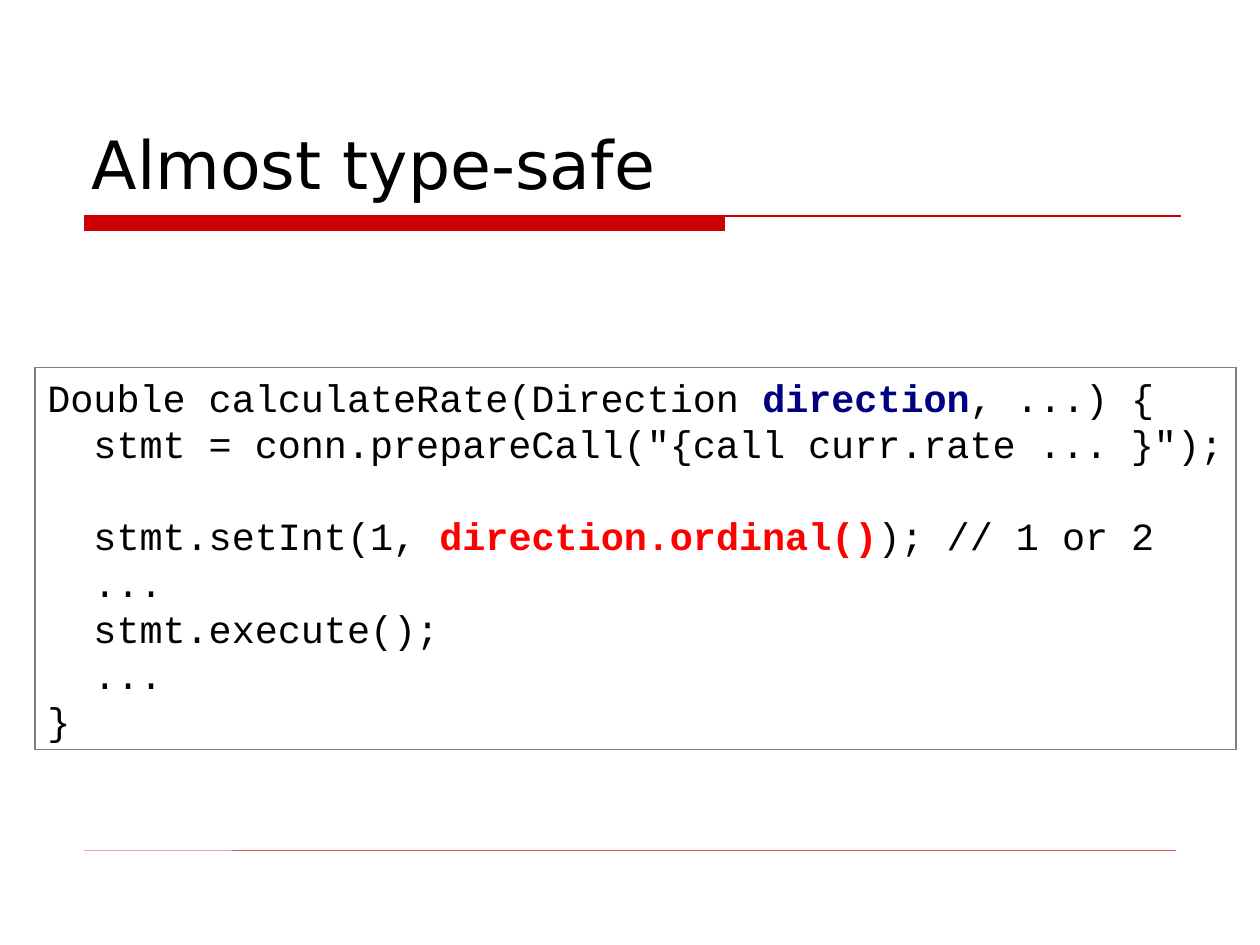
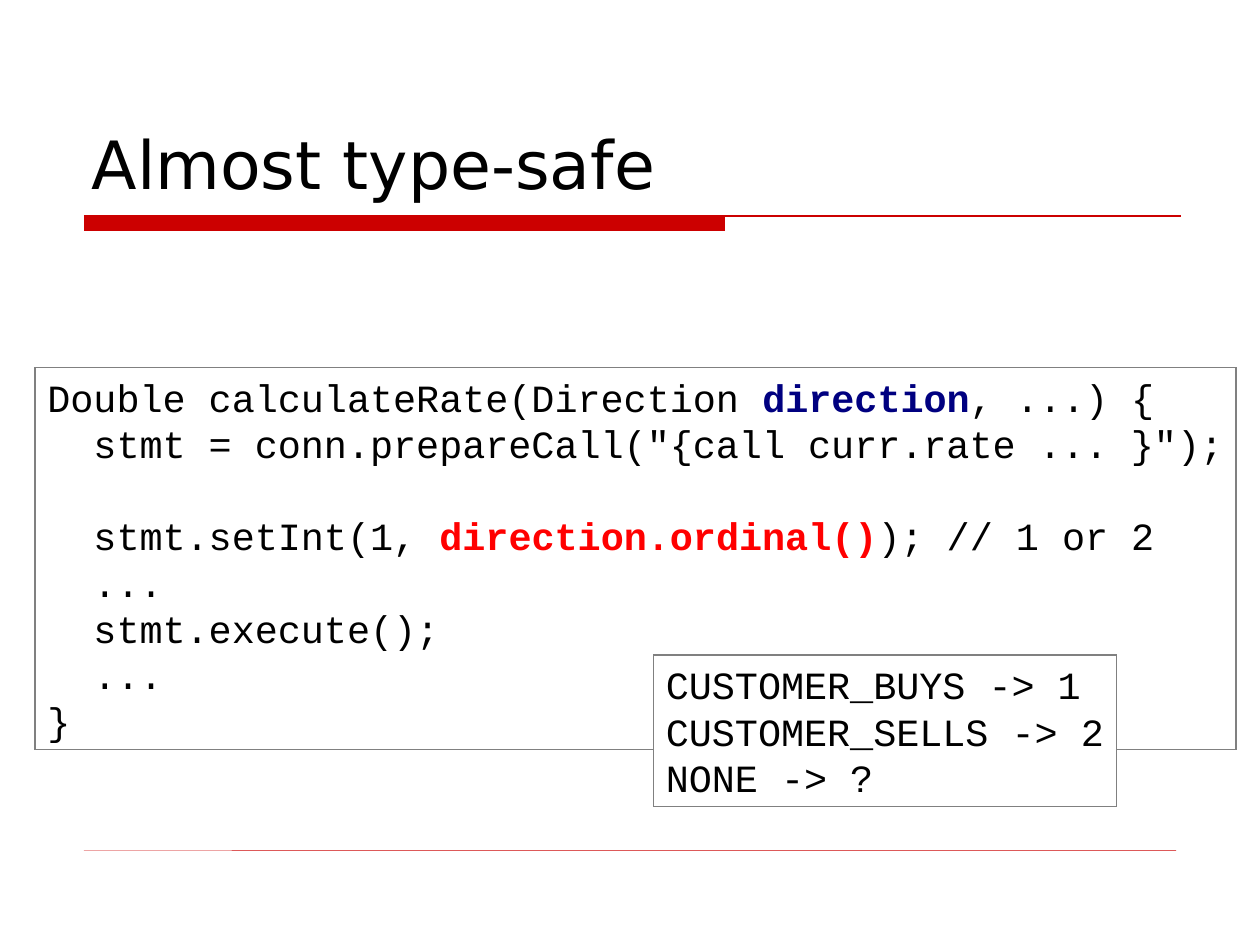
Before and after one commit to asolntsev/presentations, a slide deck: slide 19 of wtf-code/WTF_code.topconf.en.ppt. Drawn at 1260x945 pixels with LibreOffice and Linux fonts; fonts in the diff are those of the drawing; background and template pictures are left out. Boxes give left, top, right and bottom in pixels: in the first picture for what was removed or moved away, otherwise in the second. Text is boxed around its words. In the diff, an @@ line names an element or a change of style, - is before the commit and + after.

```diff
--- a/wtf-code/WTF_code.topconf.en.ppt
+++ b/wtf-code/WTF_code.topconf.en.ppt
@@ rectangle added at bbox=[654, 655, 1118, 806], fill #FFFFFF, outline #808080 0.74 pt, 22 pt, text #000000 @@
+CUSTOMER_BUYS -> 1
+CUSTOMER_SELLS -> 2
+NONE -> ?
```
Also in this commit, not shown: 18 other slides changed, 1 slide added, 2 slides removed.
